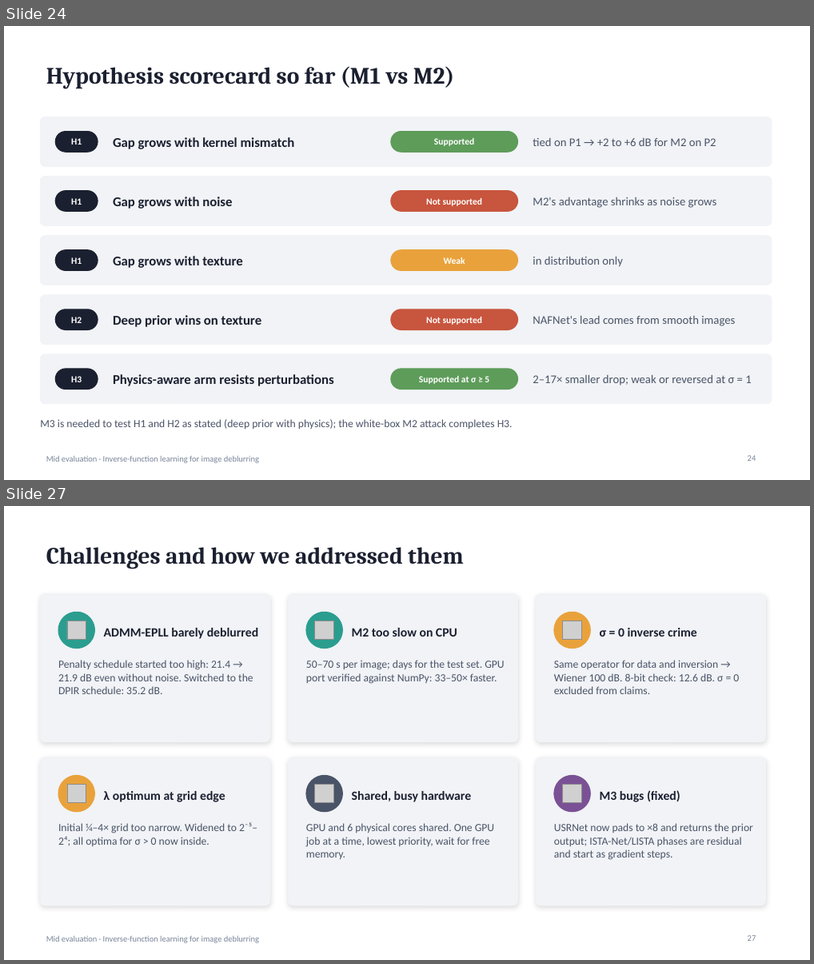
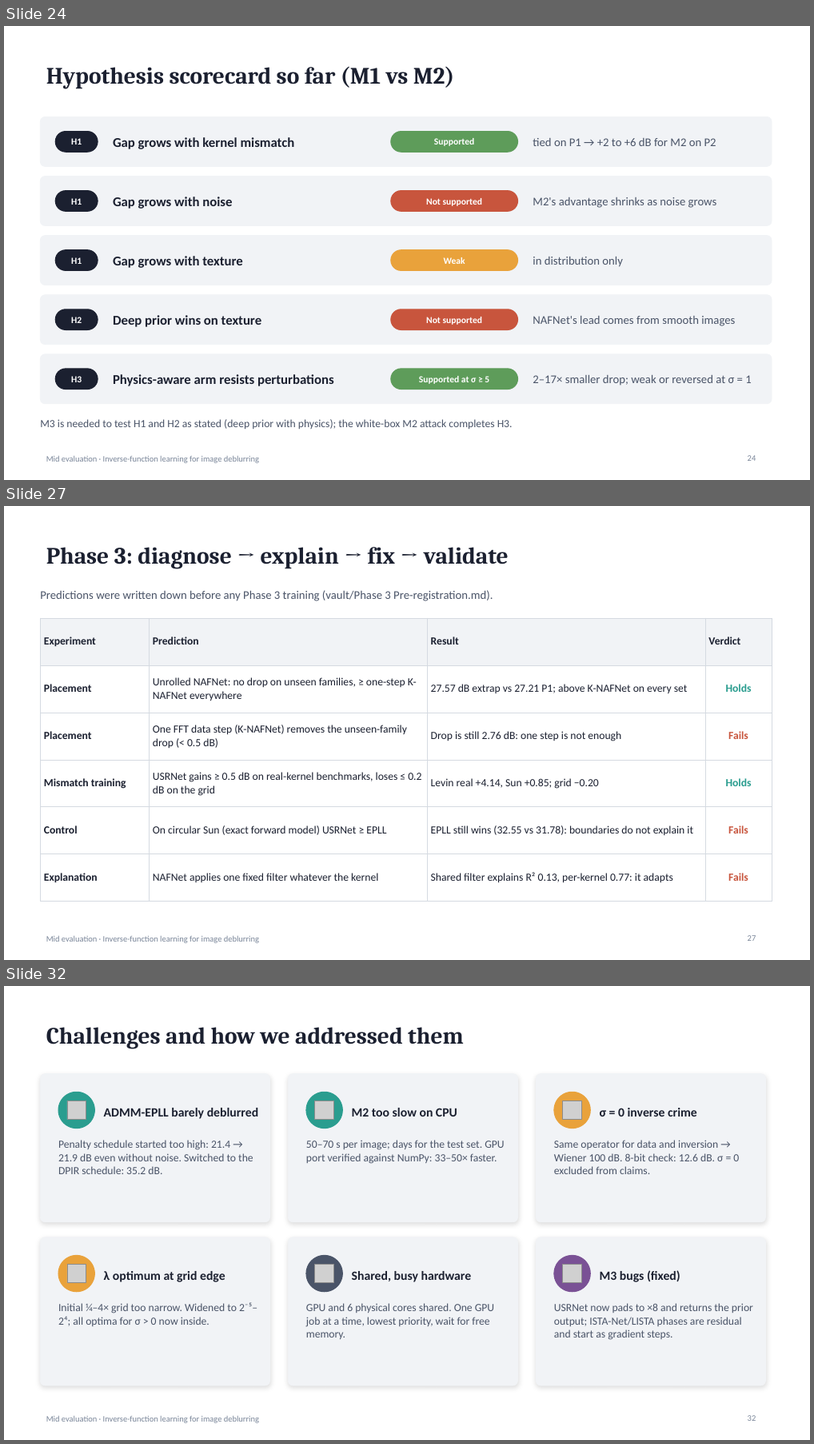
Before and after one commit to suryamanoj4/Inverse-Deblur, a slide deck: report/mid_evaluation.pptx. Shown one above the other, each under a label of ours: slides 24 and 27 before the commit, slides 24, 27 and 32 after it; the slides between them are not shown. The pictures are 814x964 and 814x1444 pixels, drawn with LibreOffice and Linux fonts; fonts in the diff are those of the drawing; grey boxes stand for pictures. Boxes give left, top, right and bottom in pixels: in the first picture for what was removed or moved away, otherwise in the second. Text is boxed around its words. In the diff, an @@ line names an element or a change of style, - is before the commit and + after.

```diff
--- a/report/mid_evaluation.pptx
+++ b/report/mid_evaluation.pptx
@@ slide 27 added at [4, 506, 810, 960], background #FFFFFF; not listed: 1 template element that a slide beside it also shows @@
@@ title added at [46, 547, 509, 568], 28 pt, text #1B2030, bold @@
+Phase 3: diagnose → explain → fix → validate
@@ text added at [40, 590, 493, 601], 14 pt, text #4A5468 @@
+Predictions were written down before any Phase 3 training (vault/Phase 3 Pre-registration.md).
@@ table added at [40, 618, 772, 886], 6 rows, 4 columns @@
+Experiment | Prediction | Result | Verdict
+Placement | Unrolled NAFNet: no drop on unseen families, ≥ one-step K-NAFNet everywhere | 27.57 dB extrap vs 27.21 P1; above K-NAFNet on every set | Holds
+Placement | One FFT data step (K-NAFNet) removes the unseen-family drop (< 0.5 dB) | Drop is still 2.76 dB: one step is not enough | Fails
+Mismatch training | USRNet gains ≥ 0.5 dB on real-kernel benchmarks, loses ≤ 0.2 dB on the grid | Levin real +4.14, Sun +0.85; grid −0.20 | Holds
+Control | On circular Sun (exact forward model) USRNet ≥ EPLL | EPLL still wins (32.55 vs 31.78): boundaries do not explain it | Fails
+Explanation | NAFNet applies one fixed filter whatever the kernel | Shared filter explains R² 0.13, per-kernel 0.77: it adapts | Fails
@@ page number added at [748, 935, 757, 940], 10 pt, text #7A8699 @@
+27
@@ what was slide 27 is now slide 32 @@
```
Also in this commit, not shown: 3 slides changed, 5 other slides added, 1 slide removed, 1 other file.
